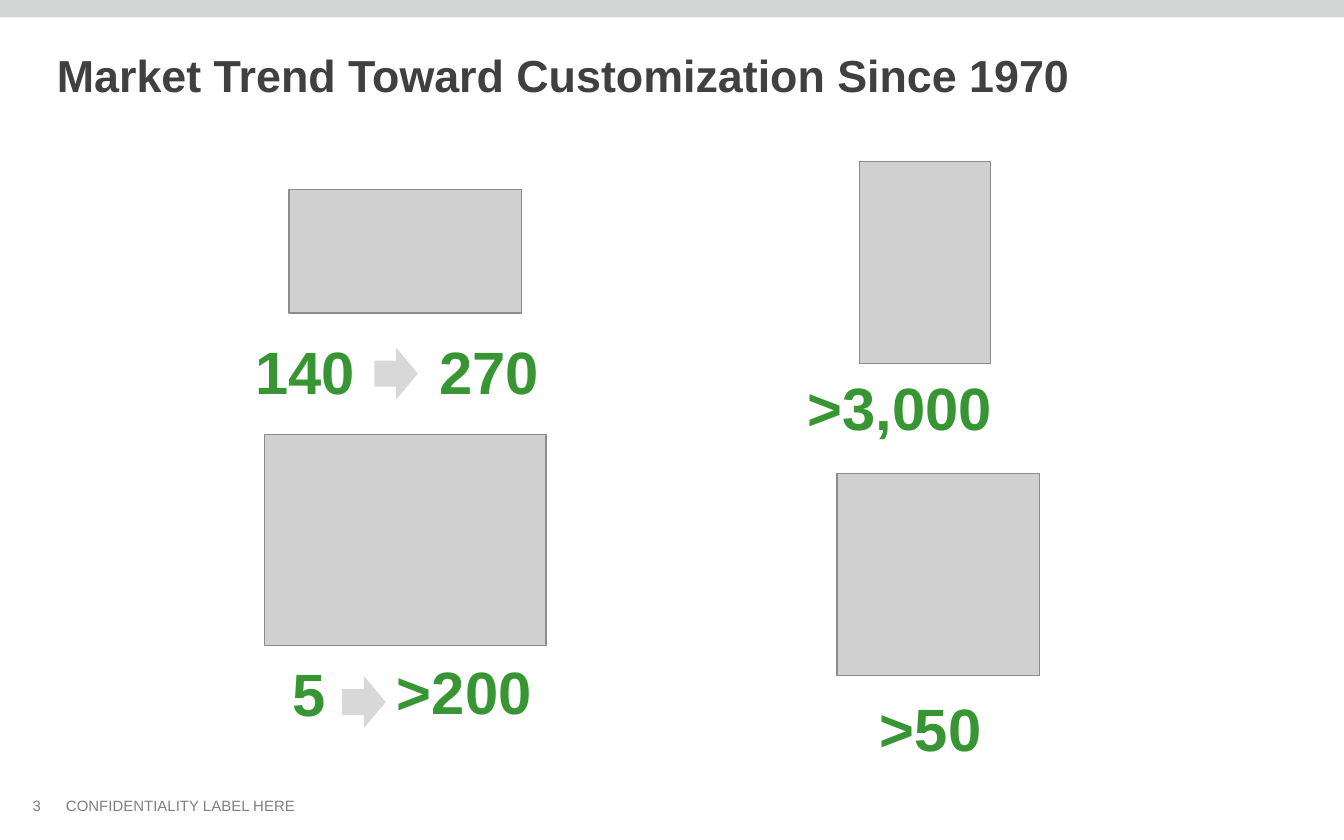
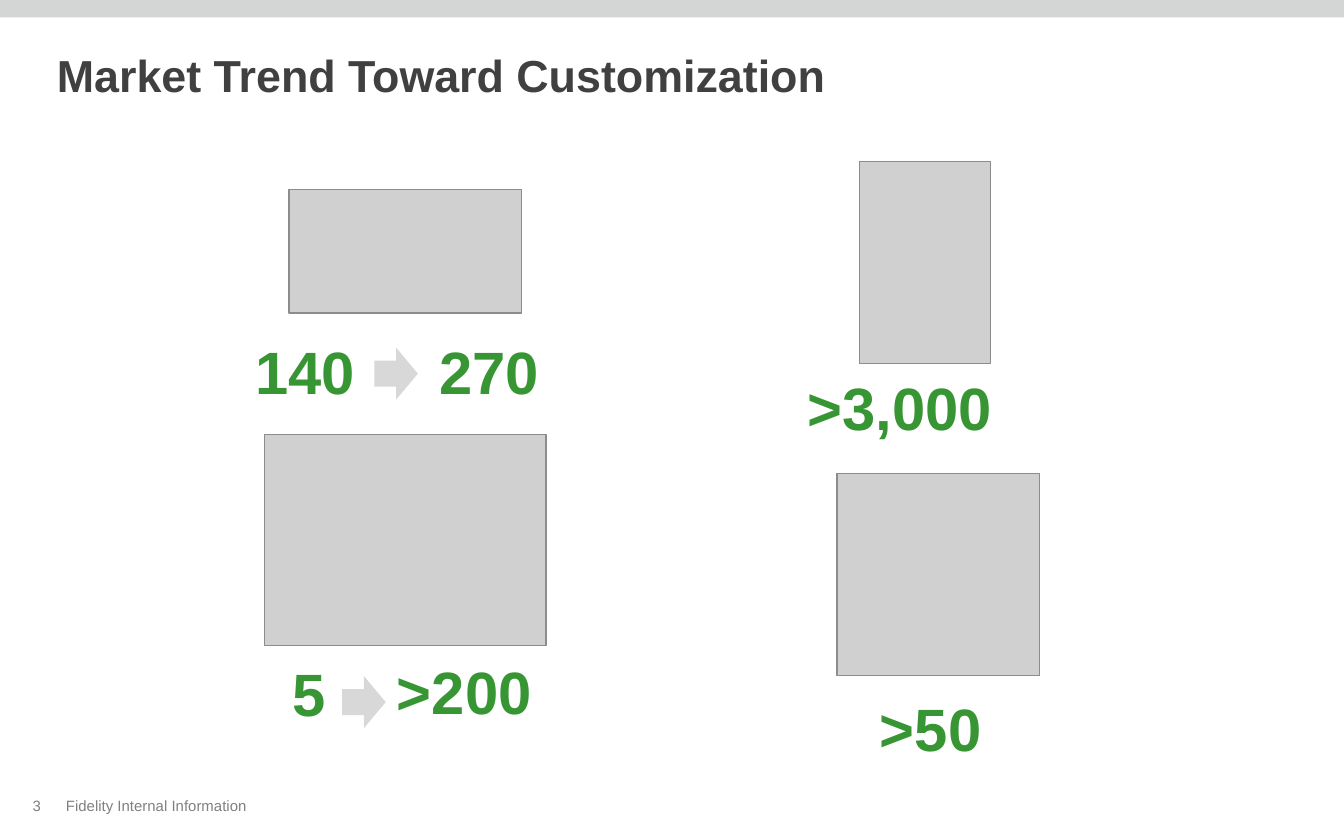
Before and after one commit to thomas-pontikes/greenhouse, a slide deck: slide 3 of CMF.pptx. Drawn at 1344x840 pixels with LibreOffice and Linux fonts; fonts in the diff are those of the drawing; grey boxes stand for pictures; background and template pictures are left out. Boxes give left, top, right and bottom in pixels: in the first picture for what was removed or moved away, otherwise in the second. Text is boxed around its words. In the diff, an @@ line names an element or a change of style, - is before the commit and + after.

```diff
--- a/CMF.pptx
+++ b/CMF.pptx
@@ title at [57,59,825,93]: text changed @@
-Market Trend Toward Customization Since 1970
+Market Trend Toward Customization
@@ text removed at [66,800,295,811] @@
-CONFIDENTIALITY LABEL HERE
@@ text added at [66,800,247,814], 8 pt, text #808080 @@
+Fidelity Internal Information
```
Also in this commit, not shown: 12 other slides changed.
